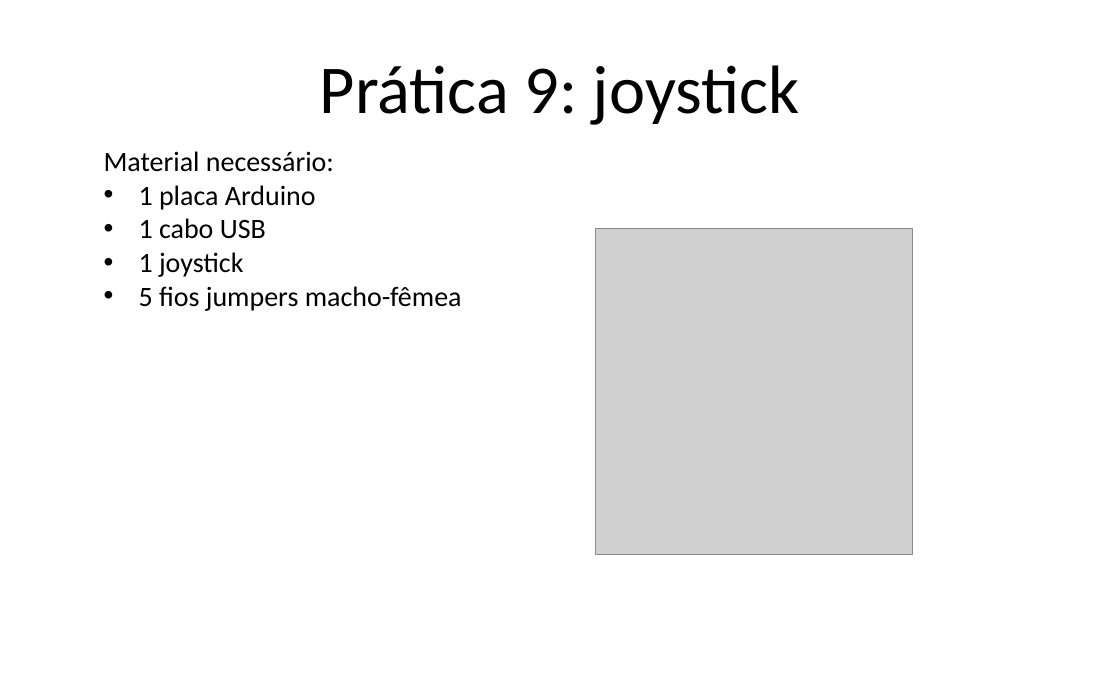
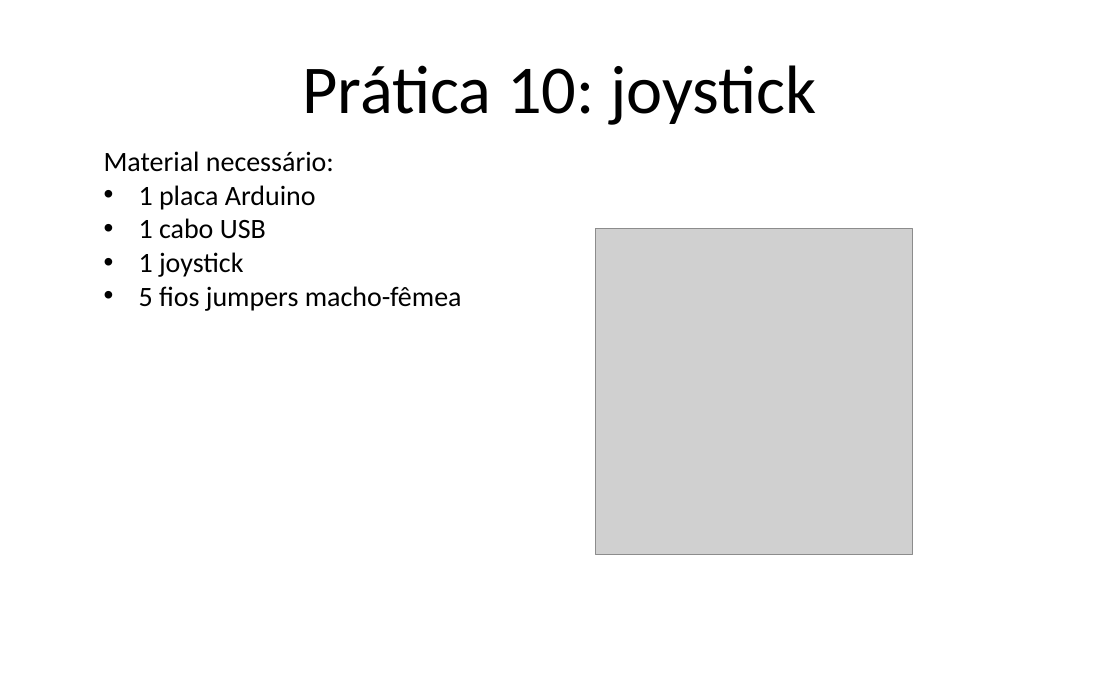
Before and after one commit to Gabrielgps25/Voluntariado-Arduino-Alpha, a slide deck: slide 35 of apresentacaoDeApoioArduinoIVoluntarios.pptx (slide 33 before the commit). Drawn at 1120x700 pixels with LibreOffice and Linux fonts; fonts in the diff are those of the drawing; grey boxes stand for pictures. Boxes give left, top, right and bottom in pixels: in the first picture for what was removed or moved away, otherwise in the second. Text is boxed around its words. In the diff, an @@ line names an element or a change of style, - is before the commit and + after.

```diff
--- a/apresentacaoDeApoioArduinoIVoluntarios.pptx
+++ b/apresentacaoDeApoioArduinoIVoluntarios.pptx
@@ title at bbox=[302, 65, 817, 125]: text changed @@
-Prática 9: joystick
+Prática 10: joystick
```
Also in this commit, not shown: 19 other slides changed, 2 slides added, 1 slide removed, 2 other files.
